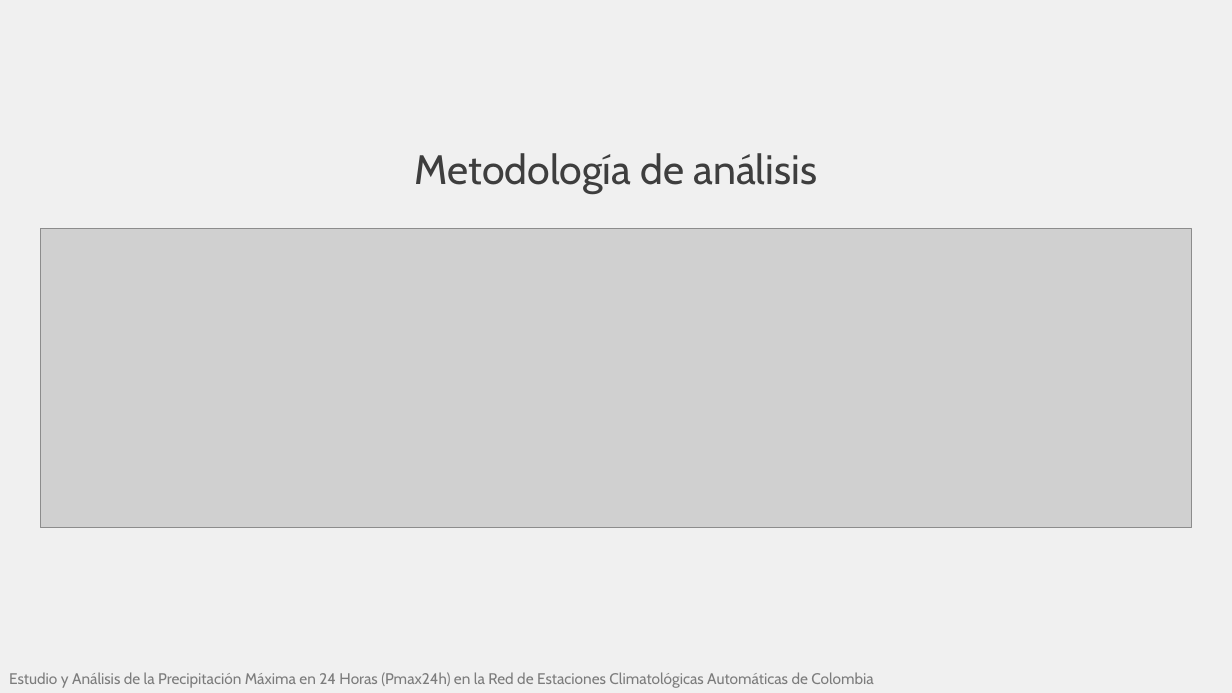
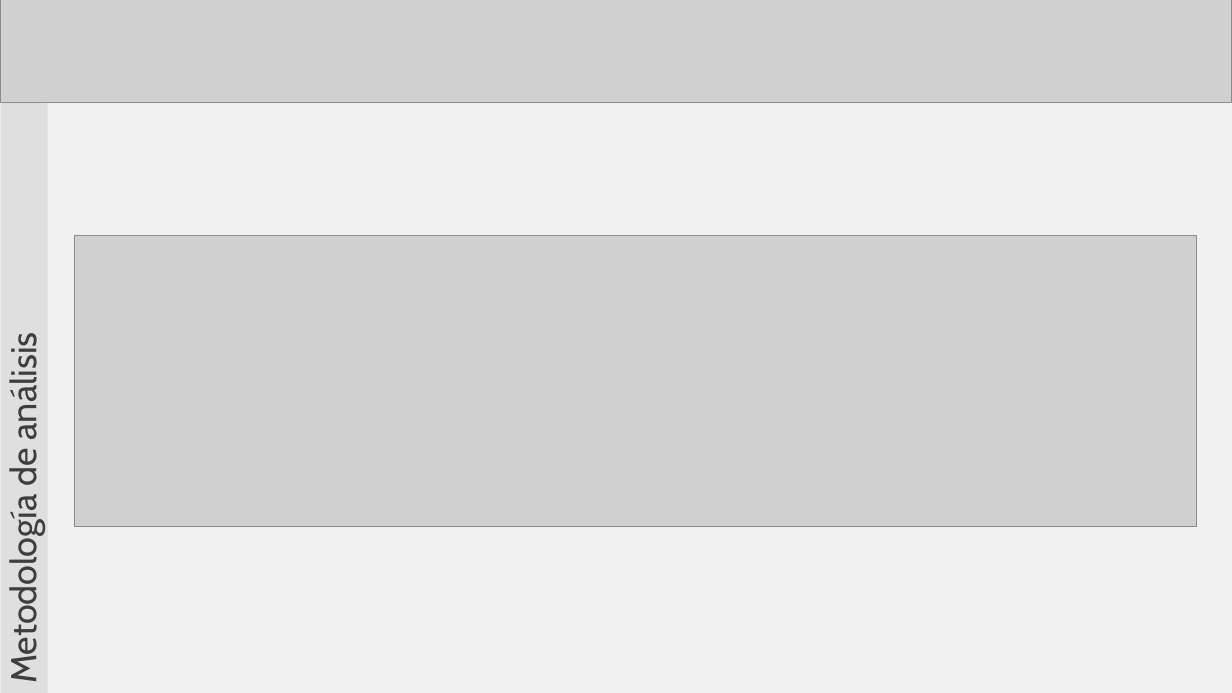
Before and after one commit to rcfdtools/R.HydroTools, a slide deck: slide 4 of tool/PMP/file/report/SCI_XXVI_SNHH26_Presentacion_PMax24HAutomColombia_v1.pptx. Drawn at 1232x693 pixels with LibreOffice and Linux fonts; fonts in the diff are those of the drawing; grey boxes stand for pictures. Boxes give left, top, right and bottom in pixels: in the first picture for what was removed or moved away, otherwise in the second. Text is boxed around its words. In the diff, an @@ line names an element or a change of style, - is before the commit and + after.

```diff
--- a/tool/PMP/file/report/SCI_XXVI_SNHH26_Presentacion_PMax24HAutomColombia_v1.pptx
+++ b/tool/PMP/file/report/SCI_XXVI_SNHH26_Presentacion_PMax24HAutomColombia_v1.pptx
@@ rectangle "Metodología de análisis" at bbox=[0, 0, 48, 693]: size 32 to 28 pt; alignment centre to left; fill none to #DFDFDF; rotation 0 to 270 degrees @@
@@ picture added at bbox=[0, 0, 1232, 103] @@
@@ picture: place and size @@
-picture at bbox=[41, 229, 1192, 529]
+picture at bbox=[75, 236, 1197, 527]
@@ text removed at bbox=[9, 672, 873, 688] @@
-Estudio y Análisis de la Precipitación Máxima en 24 Horas (Pmax24h) en la Red de Estaciones Climatológicas Automáticas de Colombia
```
Also in this commit, not shown: 12 other slides changed, 13 slides added, 3 slides removed, 3 other files.
